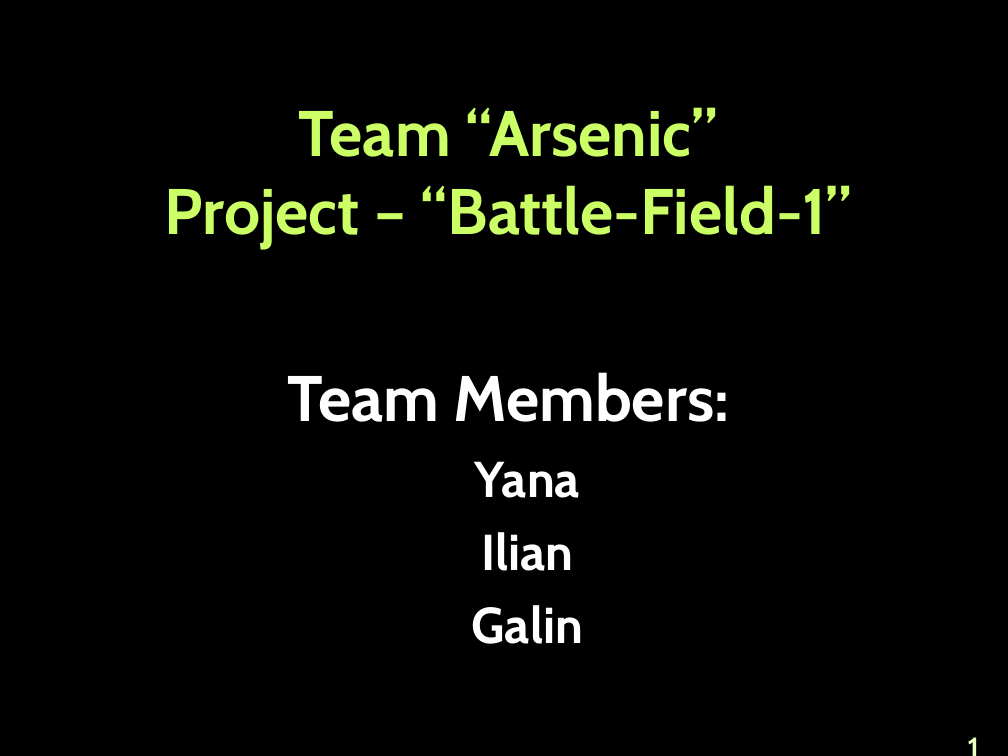
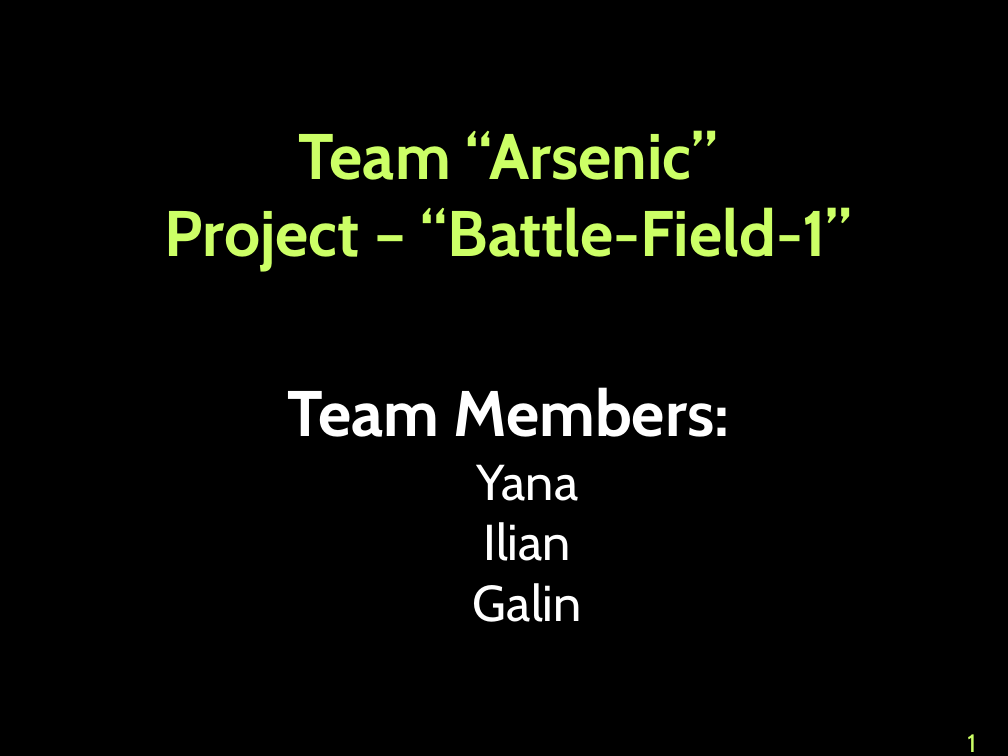
Before and after one commit to ilian-ivanov/TeamWorkArsenic, a slide deck: slide 1 of Team Arsenic.ppt. Drawn at 1008x756 pixels with LibreOffice and Linux fonts; fonts in the diff are those of the drawing; background and template pictures are left out. Boxes give left, top, right and bottom in pixels: in the first picture for what was removed or moved away, otherwise in the second. Text is boxed around its words. In the diff, an @@ line names an element or a change of style, - is before the commit and + after.

```diff
--- a/Team Arsenic.ppt
+++ b/Team Arsenic.ppt
@@ subtitle "Team “Arsenic” Project – “Battle-Field-1”" at [165,130,852,622]: less space between paragraphs @@
@@ page number at [967,734,976,752]: size 25 to 18 pt, text colour #EBFFC2 to #CCFF66 @@
```
Also in this commit, not shown: 6 other slides changed, 2 slides added, 4 other files.
